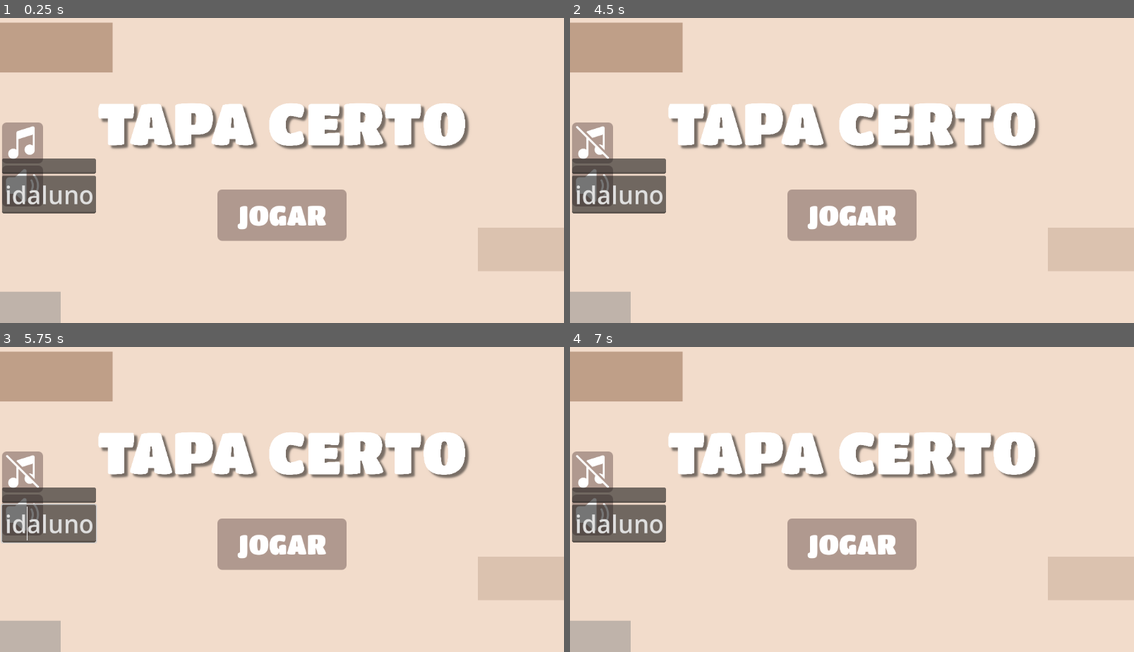
Above: before the commit, frames 1-4 (two rows, left to right).
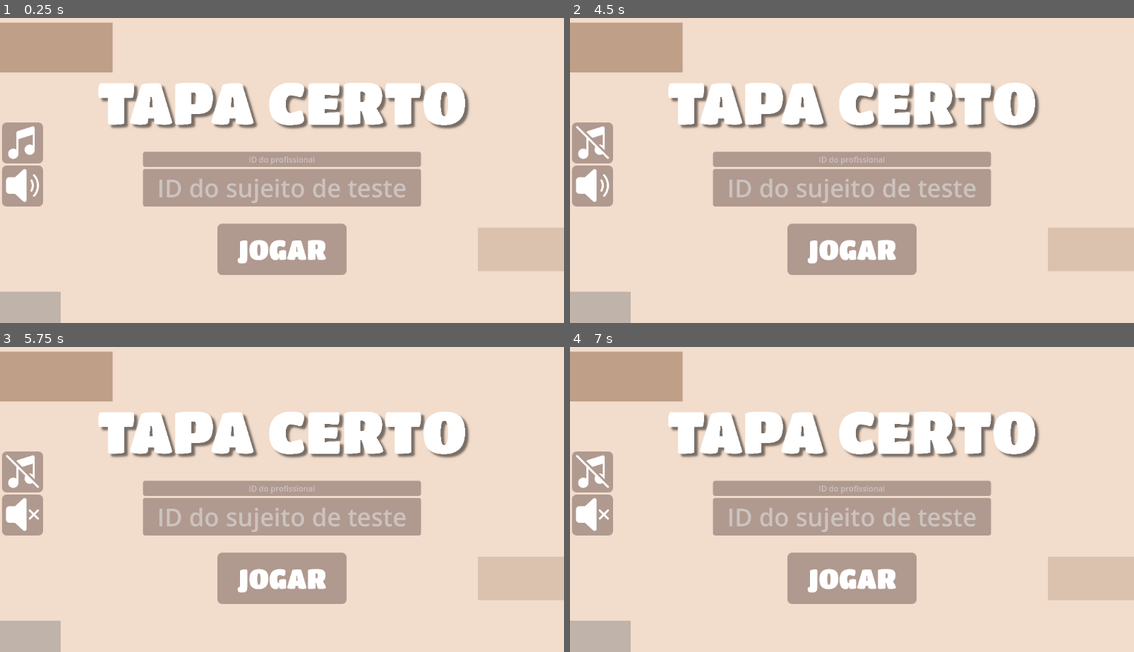
Above: after the commit, the same moments.

Repository: Frankl1sales/Course-Start-Godot
Game: Godot game, scene res://UI/tela_inicial_teste.tscn
Same seed, same stepped clock (60 frames per second), same inputs: the game is played once before the commit and once after it.
Inputs (mouse positions are in pixels of both pictures, inside the frame that each line leads up to):
- Up to frame 1 (0.25 s): no input
- Up to frame 2 (4.5 s): click "JOGAR" at 0.5 s; click "JOGAR" at 1.25 s; click (626, 48) at 2 s; click (598, 307) at 2.75 s; click (1088, 249) at 3.5 s; click (592, 143) at 4.25 s
- Up to frame 3 (5.75 s): click (22, 514) at 5 s
- Up to frame 4 (7 s): click (626, 377) at 5.75 s; click (598, 636) at 6.5 s

The runs differ from the first frame. In frame 1, 24% of the frame differs, in the area x 0-84%, y 21-85%; in frame 2, 24%; in frame 3, 24%; in frame 4, 24%.

Commit message:
Posicione os campos de ID da tela inicial

Diff:
--- a/UI/menus_do_teste.tres
+++ b/UI/menus_do_teste.tres
@@ -25,6 +25,20 @@
 corner_radius_bottom_right = 10
 corner_radius_bottom_left = 10
 
+[sub_resource type="StyleBoxFlat" id="StyleBoxFlat_1jcy1"]
+bg_color = Color(0.690196, 0.6, 0.560784, 1)
+corner_radius_top_left = 5
+corner_radius_top_right = 5
+corner_radius_bottom_right = 5
+corner_radius_bottom_left = 5
+
+[sub_resource type="StyleBoxFlat" id="StyleBoxFlat_5hd0x"]
+bg_color = Color(0.690196, 0.6, 0.560784, 1)
+corner_radius_top_left = 5
+corner_radius_top_right = 5
+corner_radius_bottom_right = 5
+corner_radius_bottom_left = 5
+
 [sub_resource type="StyleBoxFlat" id="StyleBoxFlat_ie6gp"]
 bg_color = Color(0.94902, 0.862745, 0.796078, 1)
 
@@ -36,4 +50,6 @@
 Button/styles/hover = SubResource("StyleBoxFlat_44ct0")
 Button/styles/normal = SubResource("StyleBoxFlat_p1qeb")
 Button/styles/pressed = SubResource("StyleBoxFlat_jtgs2")
+LineEdit/styles/focus = SubResource("StyleBoxFlat_1jcy1")
+LineEdit/styles/normal = SubResource("StyleBoxFlat_5hd0x")
 Panel/styles/panel = SubResource("StyleBoxFlat_ie6gp")
--- a/UI/tela_inicial_teste.gd
+++ b/UI/tela_inicial_teste.gd
@@ -7,11 +7,11 @@
 
 # Variáveis para armazenar os IDs
 var id_profissional: int
-var id_aluno: int
+var id_sujeito_de_teste: int
 
 # Referências aos nós LineEdit
 @onready var line_edit_profissional: LineEdit = $ContainerIDs/LineEditProfissional
-@onready var line_edit_aluno: LineEdit = $ContainerIDs/LineEditAluno
+@onready var line_edit_sujeito_de_teste: LineEdit = $ContainerIDs/LineEditSujeitoDeTeste
 
 
 var ícone_música_normal = preload("res://assets/icons/music_note/music_note_normal.svg")
@@ -125,9 +125,9 @@
 	print("Botão Jogar pressionado!")  # Teste para ver se a função é chamada
 
 	var id_profissional_text = $ContainerIDs/LineEditProfissional.text.strip_edges()
-	var id_aluno_text = $ContainerIDs/LineEditAluno.text.strip_edges()
+	var id_sujeito_de_teste_text = $ContainerIDs/LineEditSujeitoDeTeste.text.strip_edges()
 
-	print("Profissional:", id_profissional_text, "Aluno:", id_aluno_text)
+	print("Profissional: ", id_profissional_text, "Sujeito de teste: ", id_sujeito_de_teste_text)
 
 	var regex = RegEx.new()
 	regex.compile("^[0-9]{4}$")
@@ -136,19 +136,19 @@
 		print("Erro: O ID do profissional deve ter exatamente 4 dígitos numéricos.")
 		return
 
-	if not regex.search(id_aluno_text):
-		print("Erro: O ID do aluno deve ter exatamente 4 dígitos numéricos.")
+	if not regex.search(id_sujeito_de_teste_text):
+		print("Erro: O ID do sujeito de teste deve ter exatamente 4 dígitos numéricos.")
 		return
 
 	id_profissional = int(id_profissional_text)
-	id_aluno = int(id_aluno_text)
+	id_sujeito_de_teste = int(id_sujeito_de_teste_text)
 
 	var id_profissional_string = str(id_profissional)
-	var id_aluno_string = str(id_aluno)
+	var id_sujeito_de_teste_string = str(id_sujeito_de_teste)
 
 
-	print("ID do Profissional:", id_profissional)
-	print("ID do Aluno:", id_aluno)
+	print("ID do Profissional: ", id_profissional)
+	print("ID do Sujeito de Teste: ", id_sujeito_de_teste)
 	print("Iniciando jogo...")
 
-	GameManager.iniciar_jogo(10, GameManager.PolíticasDeReposicionamento.TODOS, GameManager.VELOCIDADE_LENTA_PADRÃO, id_profissional_string,id_aluno_string)
+	GameManager.iniciar_jogo(10, GameManager.PolíticasDeReposicionamento.TODOS, GameManager.VELOCIDADE_LENTA_PADRÃO, id_profissional_string, id_sujeito_de_teste_string)
--- a/UI/tela_inicial_teste.tscn
+++ b/UI/tela_inicial_teste.tscn
@@ -61,13 +61,13 @@
 layout_mode = 1
 anchors_preset = -1
 anchor_left = 0.144
-anchor_top = 0.208
+anchor_top = 0.144
 anchor_right = 0.856
-anchor_bottom = 0.525
+anchor_bottom = 0.46
 offset_left = 0.111984
-offset_top = 0.216003
-offset_right = -0.112061
-offset_bottom = -0.200012
+offset_top = -0.312004
+offset_right = -0.112122
+offset_bottom = -0.0800476
 grow_horizontal = 2
 grow_vertical = 2
 texture = ExtResource("3_7tfet")
@@ -78,13 +78,13 @@
 layout_mode = 1
 anchors_preset = -1
 anchor_left = 0.385
-anchor_top = 0.579
+anchor_top = 0.687
 anchor_right = 0.615
-anchor_bottom = 0.741
-offset_left = 0.47998
-offset_top = -0.192047
+anchor_bottom = 0.849
+offset_left = 0.480011
+offset_top = -0.176025
 offset_right = -0.47998
-offset_bottom = -0.16803
+offset_bottom = -0.152039
 grow_horizontal = 2
 grow_vertical = 2
 theme = ExtResource("2_areup")
@@ -182,27 +182,37 @@
 [node name="ContainerIDs" type="VBoxContainer" parent="."]
 z_index = 2
 custom_minimum_size = Vector2(10, 10)
-layout_mode = 2
-offset_left = 4.0
-offset_top = 312.0
-offset_right = 196.0
-offset_bottom = 424.0
+layout_mode = 1
+anchors_preset = -1
+anchor_left = 0.253
+anchor_top = 0.46
+anchor_right = 0.747
+anchor_bottom = 0.633
+offset_left = 0.543976
+offset_top = -0.0800171
+offset_right = 0.455933
+offset_bottom = -0.184021
+grow_horizontal = 2
+grow_vertical = 2
 theme = ExtResource("2_areup")
 alignment = 1
 
 [node name="LineEditProfissional" type="LineEdit" parent="ContainerIDs"]
 layout_mode = 2
-
-[node name="LineEditAluno" type="LineEdit" parent="ContainerIDs"]
+placeholder_text = "ID do profissional"
+alignment = 1
+
+[node name="LineEditSujeitoDeTeste" type="LineEdit" parent="ContainerIDs"]
 light_mask = 9
 visibility_layer = 5
 z_index = 1
 z_as_relative = false
 layout_mode = 2
 localize_numeral_system = false
+theme = ExtResource("2_areup")
 theme_override_font_sizes/font_size = 50
-text = "idaluno"
-alignment = 2
+placeholder_text = "ID do sujeito de teste"
+alignment = 1
 
 [connection signal="pressed" from="BotãoJogar" to="." method="_on_botão_jogar_pressed"]
 [connection signal="pressed" from="BotãoSecreto1" to="." method="_on_botão_secreto_1_pressed"]
--- a/scenes/game_manager/game_manager.gd
+++ b/scenes/game_manager/game_manager.gd
@@ -44,7 +44,7 @@
 var profissional_responsável: String = "Profissional Padrão"  # Nome do profissional responsável
 var nome_jogo: String = "Tapa Certo"  # Nome do jogo
 var id_profissional: String = "ID_Padrão_Profissional"
-var id_aluno: String = "ID_Padrão_Aluno"
+var id_sujeito_de_teste: String = "ID_Padrão_Sujeito_de_Teste"
 
 # Called when the node enters the scene tree for the first time.
 func _ready() -> void:
@@ -82,7 +82,7 @@
 	$"MúsicaDeFundo".stop()
 
 
-func iniciar_jogo(número_de_alvos: int, política_de_reposicionamento_do_jogo: int, velocidade_dos_alvos: int = -1, id_prof: String = "", id_aln: String = "") -> void:
+func iniciar_jogo(número_de_alvos: int, política_de_reposicionamento_do_jogo: int, velocidade_dos_alvos: int = -1, id_prof: String = "", id_suj: String = "") -> void:
 	alvos_no_jogo = Alvos.values()
 	alvos_no_jogo.shuffle()
 	alvos_no_jogo = alvos_no_jogo.slice(0, número_de_alvos)
@@ -93,7 +93,7 @@
 	pontos = 0
 	# Armazena os novos IDs
 	id_profissional = id_prof
-	id_aluno = id_aln
+	id_sujeito_de_teste = id_suj
 
 	get_tree().change_scene_to_file("res://scenes/jogo_principal/jogo_principal.tscn")
 
@@ -112,13 +112,13 @@
 			alvo_atual = alvos_no_jogo.pick_random()
 
 		# Adiciona os dados ao log
-		log_data.append([id_sessão, id_profissional, id_aluno, data_sessão, duração_sessão, nome_jogo, tempo_resposta, pontos, alvo_atual, true]) # Exemplo de log com acerto
+		log_data.append([id_sessão, id_profissional, id_sujeito_de_teste, data_sessão, duração_sessão, nome_jogo, tempo_resposta, pontos, alvo_atual, true]) # Exemplo de log com acerto
 		salvar_logs_csv()
 
 		return true
 	else:
 		pontos -= 1
-		log_data.append([id_sessão, id_profissional, id_aluno, data_sessão, duração_sessão, nome_jogo, tempo_resposta, pontos, alvo_atual, false])  # Exemplo de log com erro
+		log_data.append([id_sessão, id_profissional, id_sujeito_de_teste, data_sessão, duração_sessão, nome_jogo, tempo_resposta, pontos, alvo_atual, false])  # Exemplo de log com erro
 		salvar_logs_csv()
 		return false
 
@@ -135,7 +135,7 @@
 			return
 
 		# Escreve o cabeçalho apenas uma vez
-		file.store_line("ID_Sessao,ID_Profissional,ID_Aluno,Data_Sessao,Duracao_Sessao,Nome_Jogo,Tempo_Resposta,Pontos,Alvo_Atual,Acerto")
+		file.store_line("ID_Sessao,ID_Profissional,ID_Sujeito_De_Teste,Data_Sessao,Duracao_Sessao,Nome_Jogo,Tempo_Resposta,Pontos,Alvo_Atual,Acerto")
 
 	# Vai para o final do arquivo
 	file.seek_end()
@@ -157,7 +157,7 @@
 	var file = FileAccess.open(caminho, FileAccess.READ_WRITE)
 
 	file.seek_end()  # Vai para o final do arquivo
-	file.store_line("%s,%s,%s,%s,%f,%s,%s,%d,%s,%s" % [id_sessão, id_profissional, id_aluno, data_sessão, duração_sessão, nome_jogo, "FIM DA SESSÃO", pontos, "N/A", "N/A"])
+	file.store_line("%s,%s,%s,%s,%f,%s,%s,%d,%s,%s" % [id_sessão, id_profissional, id_sujeito_de_teste, data_sessão, duração_sessão, nome_jogo, "FIM DA SESSÃO", pontos, "N/A", "N/A"])
 
 	file.close()
 	print("✅ Término da sessão registrado no log.")
Not shown: 1 places in UI/menus_do_teste.tres that only renumber resources
